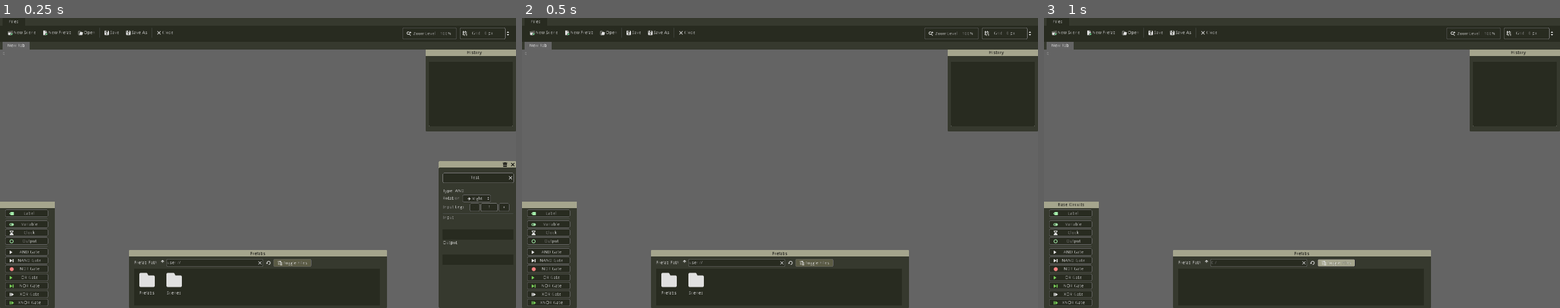
Above: before the commit, frames 1-3 (left to right).
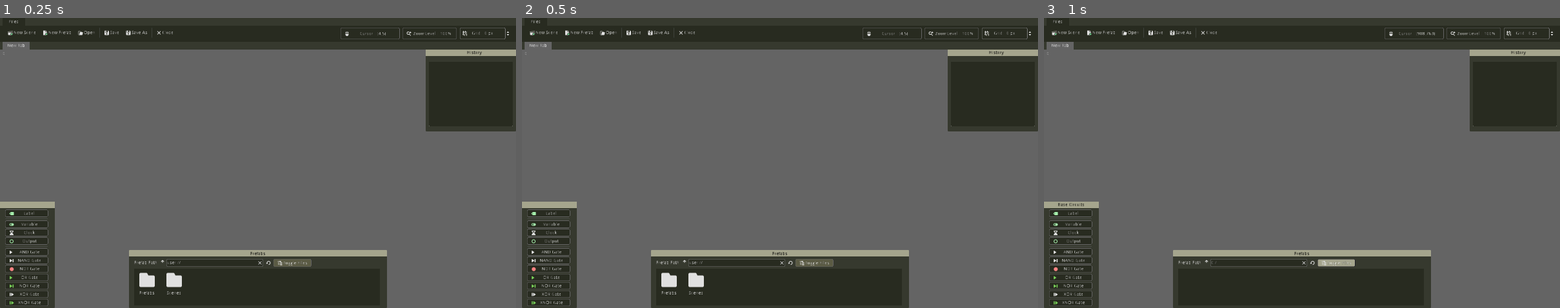
Above: after the commit, the same moments.

Repository: umutsevdi/Logic-Circuit-Simulator
Game: Godot game, scene res://Scenes/Scene.tscn
The game is run twice, just before and just after one commit, with the same random seed, the same clock (stepped at 60 frames per second) and the same inputs.
Inputs:
- Up to frame 1 (0.25 s): no input
- Up to frame 2 (0.5 s): no input
- Up to frame 3 (1 s): click "Toggle Files" at 0.5 s

The runs differ from the first frame. In frame 1, 7.5% of the frame differs, in the area x 66-100%, y 3-100%; in frame 2, less than 0.1%; in frame 3, 0.1%.

Commit message:
Bug Fixes and Improvements on Mouse Movement
*Fixed Various Bugs.
*Added a place on top right of the screen that displays current mouse position.
*Added a place that displays the position of selected circuit element.
*Redesigned Camera Movement.

Diff:
--- a/Scenes/Camera2D.gd
+++ b/Scenes/Camera2D.gd
@@ -1,5 +1,6 @@
 extends Camera2D
 var base_loc=Vector2.ZERO
+var start_loc=Vector2.ZERO
 var mouse=0
 func _ready():
 	for i in get_node("../CanvasLayer").get_children():
@@ -7,10 +8,12 @@
 		i.connect("mouse_exited",self,"_on_mouse_exited")
 func _physics_process(delta):
 	UIHandler.mouse_position=get_global_mouse_position()
+	get_node("../CanvasLayer/GridSeperator/CursorPosition").text="Cursor : ("+str(int(UIHandler.mouse_position.x))+","+str(int(UIHandler.mouse_position.y))+")"
 	if Input.is_action_just_pressed("right_click"):
-		base_loc=get_global_mouse_position()
-	elif Input.get_action_strength("right_click"):
-		self.position+=(base_loc-self.position)*5*delta
+		start_loc=UIHandler.mouse_position
+	if Input.get_action_strength("right_click") and UIHandler.mouse_position.distance_to(start_loc)>40:
+		self.position+=UIHandler.mouse_position.direction_to(start_loc)*(UIHandler.mouse_position.distance_to(start_loc)*10*delta)
+				#base_loc=UIHandler.mouse_position
 	get_node("../CanvasLayer/Label").text=str(mouse)
 	if mouse==0:
 		if Input.is_action_just_released("zoom_in"):
--- a/Scenes/Scene.tscn
+++ b/Scenes/Scene.tscn
@@ -67,6 +67,7 @@
 [ext_resource path="res://Assets/ButtonHover.tres" type="StyleBox" id=65]
 [ext_resource path="res://Assets/Icons/Zoom.svg" type="Texture" id=66]
 [ext_resource path="res://Scenes/Scene.gd" type="Script" id=67]
+[ext_resource path="res://Assets/Icons/Mouse.svg" type="Texture" id=68]
 
 [sub_resource type="StyleBoxFlat" id=1]
 content_margin_left = 15.0
@@ -547,6 +548,7 @@
 icon = ExtResource( 35 )
 
 [node name="Displayer" type="Panel" parent="CanvasLayer"]
+visible = false
 anchor_left = 1.0
 anchor_top = 1.0
 anchor_right = 1.0
@@ -586,26 +588,37 @@
 margin_right = 219.0
 margin_bottom = 15.0
 rect_min_size = Vector2( 0, 15 )
-text = "Type: AND"
+text = "Type : AND"
 valign = 1
 __meta__ = {
 "_edit_use_anchors_": false
 }
 
-[node name="Rotation" type="HBoxContainer" parent="CanvasLayer/Displayer/VBoxContainer"]
+[node name="Position" type="Label" parent="CanvasLayer/Displayer/VBoxContainer"]
 margin_top = 19.0
 margin_right = 219.0
-margin_bottom = 41.0
+margin_bottom = 34.0
+rect_min_size = Vector2( 0, 15 )
+text = "Position : ( 1425 , 2049 )"
+valign = 1
+__meta__ = {
+"_edit_use_anchors_": false
+}
+
+[node name="Rotation" type="HBoxContainer" parent="CanvasLayer/Displayer/VBoxContainer"]
+margin_top = 38.0
+margin_right = 219.0
+margin_bottom = 60.0
 
 [node name="Label" type="Label" parent="CanvasLayer/Displayer/VBoxContainer/Rotation"]
 margin_top = 4.0
-margin_right = 57.0
+margin_right = 65.0
 margin_bottom = 18.0
-text = "Rotation:"
+text = "Rotation : "
 
 [node name="OptionButton" type="OptionButton" parent="CanvasLayer/Displayer/VBoxContainer/Rotation"]
-margin_left = 61.0
-margin_right = 149.0
+margin_left = 69.0
+margin_right = 157.0
 margin_bottom = 22.0
 custom_styles/hover = ExtResource( 65 )
 custom_styles/pressed = ExtResource( 63 )
@@ -618,9 +631,9 @@
 selected = 0
 
 [node name="HBoxContainer" type="HBoxContainer" parent="CanvasLayer/Displayer/VBoxContainer"]
-margin_top = 45.0
+margin_top = 64.0
 margin_right = 219.0
-margin_bottom = 70.0
+margin_bottom = 89.0
 rect_min_size = Vector2( 219, 25 )
 __meta__ = {
 "_edit_use_anchors_": false
@@ -631,7 +644,7 @@
 margin_right = 80.0
 margin_bottom = 19.0
 rect_min_size = Vector2( 80, 0 )
-text = "Input Legs: "
+text = "Input Legs : "
 __meta__ = {
 "_edit_use_anchors_": false
 }
@@ -664,21 +677,21 @@
 }
 
 [node name="HSeparator" type="HSeparator" parent="CanvasLayer/Displayer/VBoxContainer"]
-margin_top = 74.0
+margin_top = 93.0
 margin_right = 219.0
-margin_bottom = 79.0
+margin_bottom = 98.0
 custom_constants/separation = 5
 
 [node name="Input" type="Label" parent="CanvasLayer/Displayer/VBoxContainer"]
-margin_top = 83.0
+margin_top = 102.0
 margin_right = 219.0
-margin_bottom = 97.0
-text = "Input:"
+margin_bottom = 116.0
+text = "Input :"
 
 [node name="InputTab" type="TabContainer" parent="CanvasLayer/Displayer/VBoxContainer"]
-margin_top = 101.0
+margin_top = 120.0
 margin_right = 219.0
-margin_bottom = 157.0
+margin_bottom = 176.0
 rect_min_size = Vector2( 0, 56 )
 theme = ExtResource( 7 )
 __meta__ = {
@@ -686,15 +699,15 @@
 }
 
 [node name="Output" type="Label" parent="CanvasLayer/Displayer/VBoxContainer"]
-margin_top = 161.0
+margin_top = 180.0
 margin_right = 219.0
-margin_bottom = 175.0
-text = "Output:"
+margin_bottom = 194.0
+text = "Output :"
 
 [node name="OutputTab" type="TabContainer" parent="CanvasLayer/Displayer/VBoxContainer"]
-margin_top = 179.0
+margin_top = 198.0
 margin_right = 219.0
-margin_bottom = 235.0
+margin_bottom = 254.0
 rect_min_size = Vector2( 0, 56 )
 __meta__ = {
 "_edit_use_anchors_": false
@@ -771,27 +784,38 @@
 margin_right = 219.0
 margin_bottom = 15.0
 rect_min_size = Vector2( 0, 15 )
-text = "Type: Variable"
+text = "Type : Variable"
 valign = 1
 __meta__ = {
 "_edit_use_anchors_": false
 }
 
+[node name="Position" type="Label" parent="CanvasLayer/DisplayerVariable/VBoxContainer"]
+margin_top = 19.0
+margin_right = 219.0
+margin_bottom = 34.0
+rect_min_size = Vector2( 0, 15 )
+text = "Position : ( 1425 , 2049 )"
+valign = 1
+__meta__ = {
+"_edit_use_anchors_": false
+}
+
 [node name="Rotation" type="HBoxContainer" parent="CanvasLayer/DisplayerVariable/VBoxContainer"]
-margin_top = 48.0
+margin_top = 38.0
 margin_right = 219.0
-margin_bottom = 70.0
+margin_bottom = 60.0
 theme = ExtResource( 7 )
 
 [node name="Label" type="Label" parent="CanvasLayer/DisplayerVariable/VBoxContainer/Rotation"]
 margin_top = 4.0
-margin_right = 57.0
+margin_right = 65.0
 margin_bottom = 18.0
-text = "Rotation:"
+text = "Rotation : "
 
 [node name="OptionButton" type="OptionButton" parent="CanvasLayer/DisplayerVariable/VBoxContainer/Rotation"]
-margin_left = 61.0
-margin_right = 140.0
+margin_left = 69.0
+margin_right = 157.0
 margin_bottom = 22.0
 custom_styles/hover = ExtResource( 65 )
 custom_styles/pressed = ExtResource( 63 )
@@ -804,21 +828,21 @@
 selected = 0
 
 [node name="HSeparator" type="HSeparator" parent="CanvasLayer/DisplayerVariable/VBoxContainer"]
-margin_top = 19.0
+margin_top = 64.0
 margin_right = 219.0
-margin_bottom = 24.0
+margin_bottom = 69.0
 custom_constants/separation = 5
 
 [node name="Output" type="Label" parent="CanvasLayer/DisplayerVariable/VBoxContainer"]
-margin_top = 28.0
+margin_top = 73.0
 margin_right = 219.0
-margin_bottom = 42.0
-text = "Output:"
+margin_bottom = 87.0
+text = "Output :"
 
 [node name="OutputTab" type="TabContainer" parent="CanvasLayer/DisplayerVariable/VBoxContainer"]
-margin_top = 46.0
+margin_top = 91.0
 margin_right = 219.0
-margin_bottom = 155.0
+margin_bottom = 200.0
 rect_min_size = Vector2( 0, 56 )
 __meta__ = {
 "_edit_use_anchors_": false
@@ -839,8 +863,8 @@
 
 [node name="Delete" type="TextureButton" parent="CanvasLayer/DisplayerVariable/HBoxContainer"]
 modulate = Color( 0, 0, 0, 1 )
-margin_left = 173.0
-margin_right = 193.0
+margin_left = 197.0
+margin_right = 217.0
 margin_bottom = 20.0
 rect_min_size = Vector2( 20, 20 )
 shortcut = SubResource( 4 )
@@ -1169,6 +1193,22 @@
 enabled_focus_mode = 0
 text = "Zoom Level : 100%"
 icon = ExtResource( 66 )
+clip_text = true
+__meta__ = {
+"_edit_use_anchors_": false
+}
+
+[node name="CursorPosition" type="Button" parent="CanvasLayer/GridSeperator"]
+margin_left = -370.0
+margin_right = -187.0
+margin_bottom = 36.0
+focus_mode = 0
+custom_styles/hover = ExtResource( 60 )
+shortcut_in_tooltip = false
+button_mask = 0
+enabled_focus_mode = 0
+text = "Cursor : (-4021,-2015)"
+icon = ExtResource( 68 )
 clip_text = true
 __meta__ = {
 "_edit_use_anchors_": false
--- a/Scenes/UIHandler.gd
+++ b/Scenes/UIHandler.gd
@@ -117,6 +117,7 @@
 	selected_node=node
 	if node.TYPE!="Variable" and node.TYPE!="Label" and node.TYPE!="Output" and node.TYPE!="Clock":
 		displayer.visible=true
+		displayer.get_node("VBoxContainer/Position").text="Position : ( "+str(int(selected_node.position.x))+" , "+str(int(selected_node.position.y))+" )"
 		for tab in displayer.get_node("VBoxContainer/InputTab").get_children():
 			if selected_node.get_node("Sockets").has_node(tab.socket):
 				var found_node=selected_node.get_node("Sockets").get_node(tab.socket)
@@ -142,6 +143,7 @@
 				tab.queue_free()
 	else:
 		displayer.get_node("../DisplayerVariable").visible=true
+		displayer.get_node("../DisplayerVariable/VBoxContainer/Position").text="Position : ( "+str(int(selected_node.position.x))+" , "+str(int(selected_node.position.y))+" )"
 		if selected_node.TYPE=="Variable" or selected_node.TYPE=="Clock":
 			var i = node.get_node("Outputs").get_child(0)
 			var tab=displayer.get_node("../DisplayerVariable/VBoxContainer/OutputTab/Output")
--- a/gates/prefab_gate.gd
+++ b/gates/prefab_gate.gd
@@ -36,8 +36,6 @@
 			var s = output.instance()
 			s.name="O"+str(i.get_instance_id())
 			$Outputs.add_child(s)
-	$Sockets.rect_size.y=36*$Sockets.get_child_count()
-	$Outputs.rect_size.y=25*$Outputs.get_child_count()
 	legs=$Sockets.get_child_count()
 	$Gate.rect_size.y=36*legs
 	$Gate.rect_position.y=-18*legs
--- a/gates/prefab_gate.tscn
+++ b/gates/prefab_gate.tscn
@@ -85,12 +85,12 @@
 
 [node name="Sockets" type="VBoxContainer" parent="."]
 margin_left = -64.0
-margin_top = -35.0
+margin_top = -36.0
 margin_right = -39.0
-margin_bottom = 37.0
+margin_bottom = 36.0
 grow_horizontal = 2
 grow_vertical = 2
-rect_pivot_offset = Vector2( 12, 36 )
+rect_pivot_offset = Vector2( 12.5, 36 )
 alignment = 1
 __meta__ = {
 "_edit_use_anchors_": false
Not shown: 1 places in Scenes/Scene.tscn that only renumber resources
Not shown, changed: export_presets.cfg
Binary file changed: icon.ico
